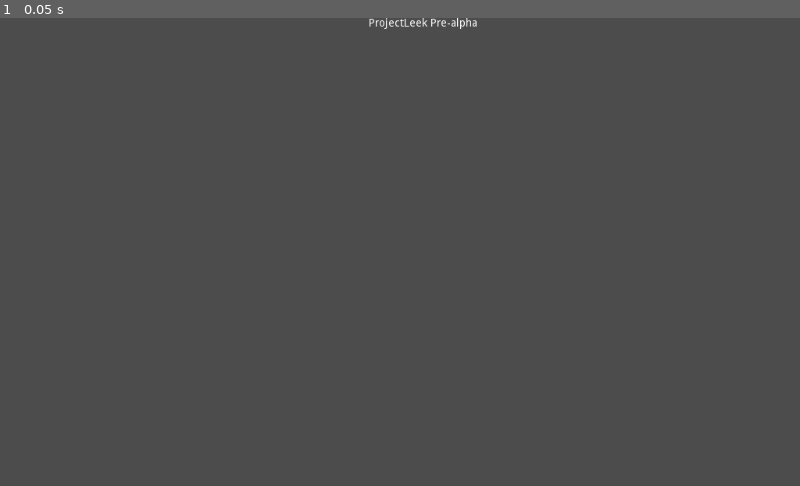
Above: before the commit, frame 1.
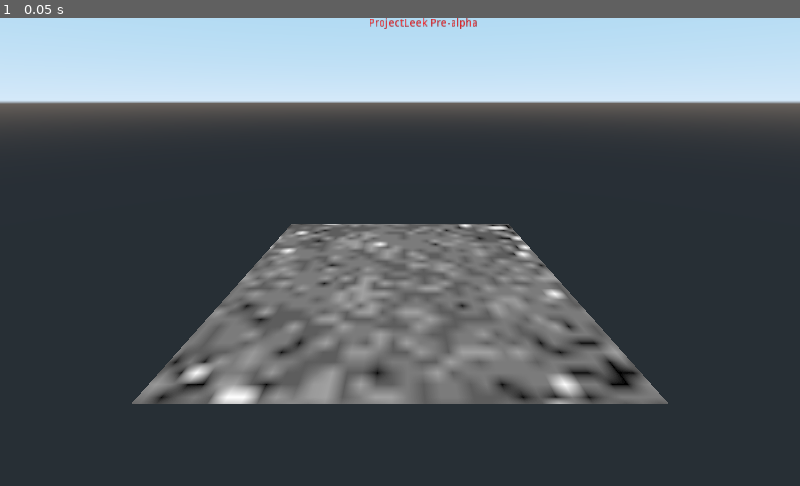
Above: after the commit, the same moment.

Repository: hanusvalenta/ProjektLeek
Game: Godot game, scene res://Project.tscn
Two runs of this game, one before a commit and one after it. Both use one fixed random seed, a clock stepped at 60 frames per second and the inputs below.
Inputs:
- Up to frame 1 (0.05 s): no input

The runs differ from the first frame. In frame 1, 90% of the frame differs, in the area x 0-100%, y 0-100%.

Commit message:
simple changes

Diff:
--- a/Project.tscn
+++ b/Project.tscn
@@ -4,12 +4,21 @@
 
 [node name="Spatial" type="Spatial"]
 
-[node name="Label" type="Label" parent="."]
+[node name="Tom" type="Node" parent="."]
+
+[node name="Camera" type="Camera" parent="Tom"]
+transform = Transform( 1, 0, 0, 0, 0.912356, 0.409398, 0, -0.409398, 0.912356, 0, 0.491874, 0.913309 )
+
+[node name="Label" type="Label" parent="Tom"]
+modulate = Color( 1, 0, 0, 1 )
 margin_left = 472.0
 margin_right = 611.0
 margin_bottom = 16.0
 text = "ProjectLeek Pre-alpha"
+align = 1
 
-[node name="Sprite3D" type="Sprite3D" parent="."]
+[node name="ZaWarudo" type="Node" parent="."]
+
+[node name="Sprite3D" type="Sprite3D" parent="ZaWarudo"]
 transform = Transform( 3, 0, 0, 0, -1.31134e-07, 1, 0, -3, -4.37114e-08, 0, 0, 0 )
 texture = ExtResource( 1 )
